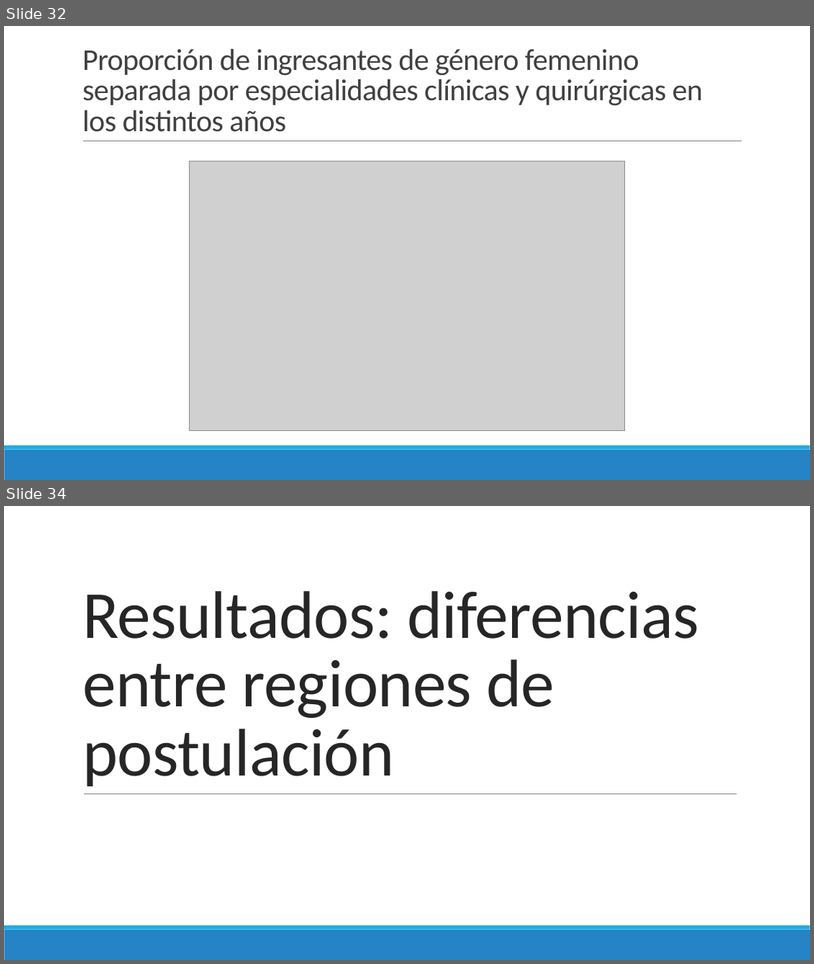
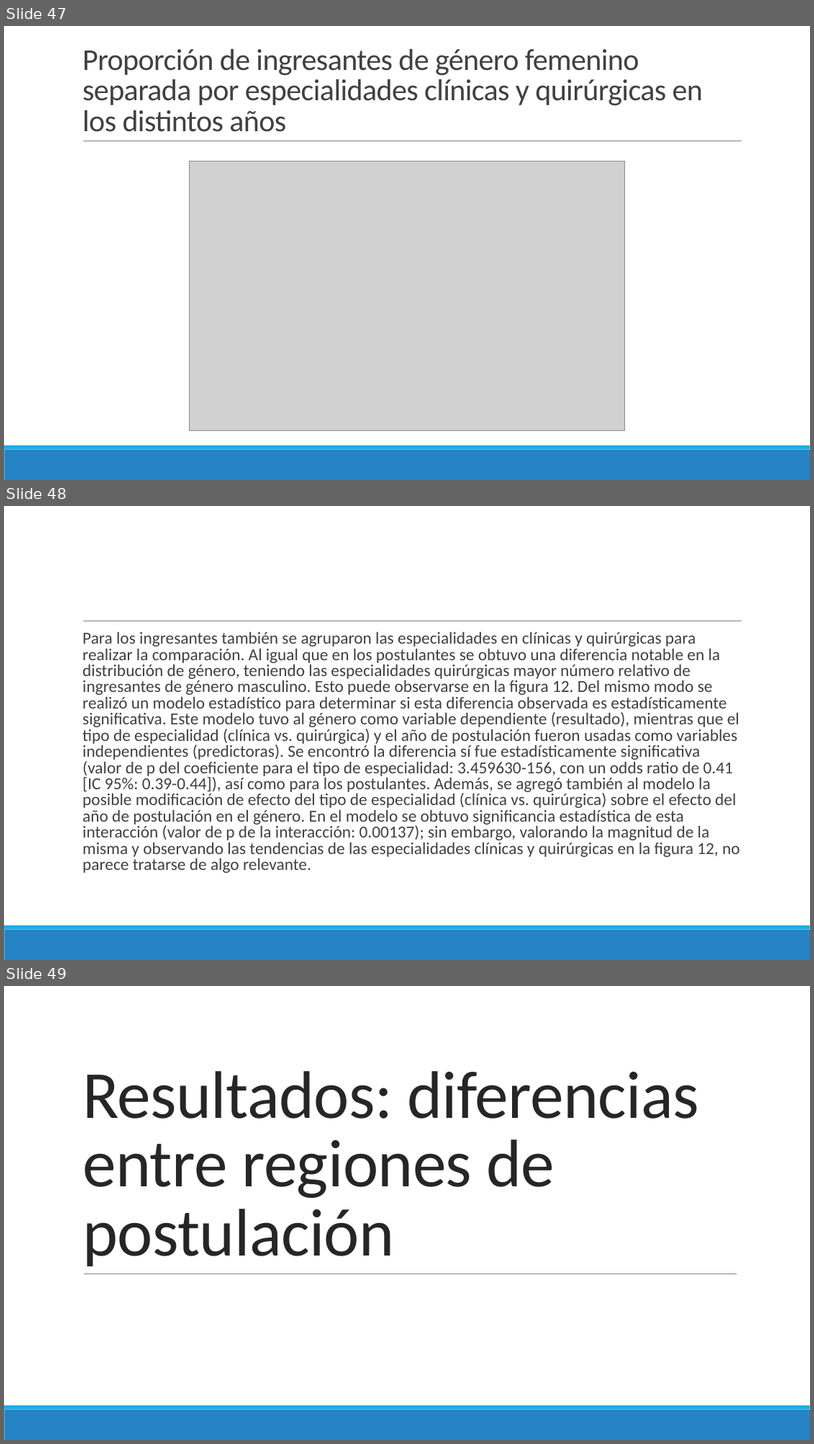
Before and after one commit to danimedi/tesis_genero_especialidades, a slide deck: doc/diapositivas_sustentacion_tesis.pptx. Shown one above the other, each under a label of ours: slides 32 and 34 before the commit, slides 47, 48 and 49 after it; the slides between them are not shown. The pictures are 814x964 and 814x1444 pixels, drawn with LibreOffice and Linux fonts; fonts in the diff are those of the drawing; grey boxes stand for pictures. Boxes give left, top, right and bottom in pixels: in the first picture for what was removed or moved away, otherwise in the second. Text is boxed around its words. In the diff, an @@ line names an element or a change of style, - is before the commit and + after.

```diff
--- a/doc/diapositivas_sustentacion_tesis.pptx
+++ b/doc/diapositivas_sustentacion_tesis.pptx
@@ slide 48 added at [4,506,810,960], background #FFFFFF; not listed: 3 template elements that a slide beside it also shows @@
@@ text added at [82,632,741,872], 20 pt, text #404040 @@
+  Para los ingresantes también se agruparon las especialidades en clínicas y quirúrgicas para realizar la comparación. Al igual que en los postulantes se obtuvo una diferencia notable en la distribución de género, teniendo las especialidades quirúrgicas mayor número relativo de ingresantes de género masculino. Esto puede observarse en la figura 12. Del mismo modo se realizó un modelo estadístico para determinar si esta diferencia observada es estadísticamente significativa. Este modelo tuvo al género como variable dependiente (resultado), mientras que el tipo de especialidad (clínica vs. quirúrgica) y el año de postulación fueron usadas como variables independientes (predictoras). Se encontró la diferencia sí fue estadísticamente significativa (valor de p del coeficiente para el tipo de especialidad: 3.459630-156, con un odds ratio de 0.41 [IC 95%: 0.39-0.44]), así como para los postulantes. Además, se agregó también al modelo la posible modificación de efecto del tipo de especialidad (clínica vs. quirúrgica) sobre el efecto del año de postulación en el género. En el modelo se obtuvo significancia estadística de esta interacción (valor de p de la interacción: 0.00137); sin embargo, valorando la magnitud de la misma y observando las tendencias de las especialidades clínicas y quirúrgicas en la figura 12, no parece tratarse de algo relevante.
@@ what was slide 32 is now slide 47 @@
@@ what was slide 34 is now slide 49 @@
```
Also in this commit, not shown: 17 other slides added.
